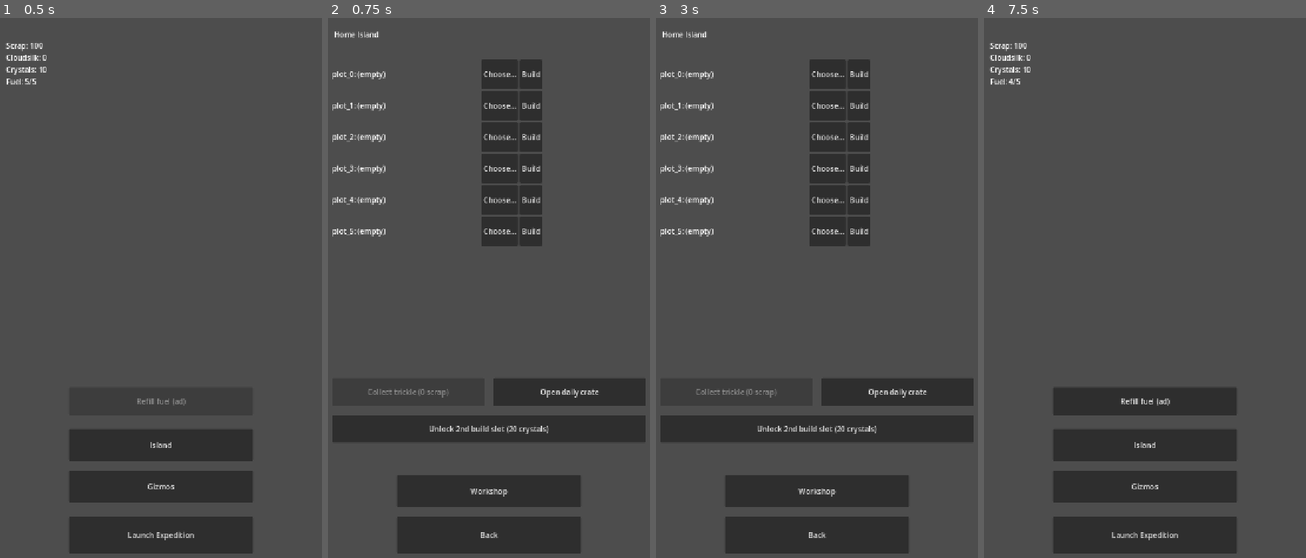
Above: before the commit, frames 1-4 (left to right).
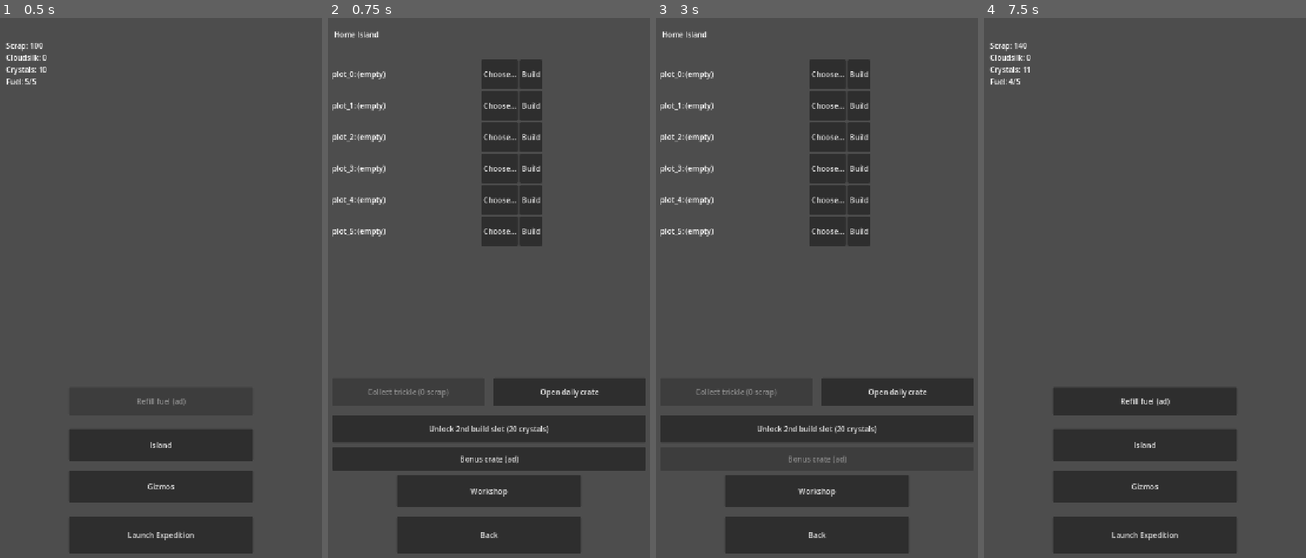
Above: after the commit, the same moments.

Repository: Graydyn/windfall-isle
Game: Godot game, scene res://game/main.tscn
Same seed, same stepped clock (60 frames per second), same inputs: the game is played once before the commit and once after it.
Inputs (mouse positions are in pixels of both pictures, inside the frame that each line leads up to):
- Up to frame 1 (0.5 s): no input
- Up to frame 2 (0.75 s): click "Island" at 0.5 s
- Up to frame 3 (3 s): click "Workshop" at 1.25 s; click "Back to Island" at 2 s; click (817, 460) at 2.75 s, where only the run after the commit has a clickable "Bonus crate (ad)"
- Up to frame 4 (7.5 s): click "Back" at 3.5 s; click "Launch Expedition" at 4.25 s; click "Abandon" at 5 s; click "Abandon" at 5.75 s; click "Abandon" at 6.5 s; click "Return to Island" at 7.25 s

Frame 1 is identical in both runs. In frame 2, 4.2% of the frame differs, in the area x 1-99%, y 79-84%; in frame 3, less than 0.1%; in frame 4, less than 0.1%.

Commit message:
feat: wire timer-skip and bonus-crate rewarded-ad placements
Co-Authored-By: Claude Fable 5 <noreply@anthropic.com>

Diff:
--- a/game/base/island_screen.gd
+++ b/game/base/island_screen.gd
@@ -16,6 +16,7 @@
 	$GardensButton.pressed.connect(_on_gardens_pressed)
 	$CrateButton.pressed.connect(_on_crate_pressed)
 	$SlotButton.pressed.connect(_on_slot_pressed)
+	$BonusCrateButton.pressed.connect(_on_bonus_crate_pressed)
 	_rebuild()
 
 
@@ -54,6 +55,11 @@
 				collect.text = "Complete!"
 				collect.pressed.connect(_on_collect_pressed.bind(plot))
 				row.add_child(collect)
+			elif Ads.service.is_available(AdService.Placement.TIMER_SKIP):
+				var skip := Button.new()
+				skip.text = "Skip (ad)"
+				skip.pressed.connect(_on_skip_pressed.bind(timer_id))
+				row.add_child(skip)
 		else:
 			var select := Button.new()
 			select.text = _selection_text(plot, island)
@@ -72,6 +78,8 @@
 	var slots_cfg: Dictionary = DataDefs.buildings.get("build_slots", {})
 	$SlotButton.visible = int(GameState.data["island"].get("build_slots", 1)) < int(slots_cfg.get("max", 2))
 	$SlotButton.text = "Unlock 2nd build slot (%d crystals)" % int(slots_cfg.get("second_slot_crystal_cost", 20))
+	$BonusCrateButton.visible = Ads.service.is_available(AdService.Placement.BONUS_CRATE)
+	$BonusCrateButton.disabled = not AdLimits.can_use(GameState.data, "bonus_crate", _bonus_crate_limit(), now)
 
 
 func _row_text(plot: String, island: Dictionary, now: int) -> String:
@@ -170,3 +178,41 @@
 	if IslandModel.unlock_second_slot(GameState.data["island"], DataDefs.buildings, Economy):
 		GameState.save_game()
 	_rebuild()
+
+
+func _on_skip_pressed(timer_id: String) -> void:
+	if not Ads.service.is_available(AdService.Placement.TIMER_SKIP):
+		return
+	Ads.service.request_reward(AdService.Placement.TIMER_SKIP, _grant_skip.bind(timer_id))
+
+
+func _grant_skip(timer_id: String) -> void:
+	# skip() emits no signal; the rebuild surfaces Complete! and the player
+	# collects through the normal button.
+	TimerService.skip(timer_id)
+	GameState.save_game()
+	_rebuild()
+
+
+func _on_bonus_crate_pressed() -> void:
+	var now := TimeUtil.now()
+	if not Ads.service.is_available(AdService.Placement.BONUS_CRATE):
+		return
+	if not AdLimits.can_use(GameState.data, "bonus_crate", _bonus_crate_limit(), now):
+		return
+	Ads.service.request_reward(AdService.Placement.BONUS_CRATE, _grant_bonus_crate)
+
+
+func _grant_bonus_crate() -> void:
+	var now := TimeUtil.now()
+	if not AdLimits.use(GameState.data, "bonus_crate", _bonus_crate_limit(), now):
+		return
+	var payout: Dictionary = DataDefs.retention.get("daily_crate", {})
+	for currency in payout:
+		Economy.add(currency, int(payout[currency]))
+	GameState.save_game()
+	_rebuild()
+
+
+func _bonus_crate_limit() -> int:
+	return int((DataDefs.retention.get("ads", {}) as Dictionary).get("bonus_crates_per_day", 1))
--- a/game/base/island_screen.tscn
+++ b/game/base/island_screen.tscn
@@ -46,6 +46,13 @@
 offset_bottom = 920.0
 text = "Unlock 2nd build slot"
 
+[node name="BonusCrateButton" type="Button" parent="."]
+offset_left = 20.0
+offset_top = 930.0
+offset_right = 700.0
+offset_bottom = 980.0
+text = "Bonus crate (ad)"
+
 [node name="WorkshopButton" type="Button" parent="."]
 offset_left = 160.0
 offset_top = 990.0
--- a/game/base/workshop_screen.gd
+++ b/game/base/workshop_screen.gd
@@ -37,6 +37,11 @@
 				row.add_child(collect)
 			else:
 				label.text += "  (%ds)" % TimerService.remaining(timer_id, now)
+				if Ads.service.is_available(AdService.Placement.TIMER_SKIP):
+					var skip := Button.new()
+					skip.text = "Skip (ad)"
+					skip.pressed.connect(_on_skip_pressed.bind(timer_id))
+					row.add_child(skip)
 		else:
 			var craft := Button.new()
 			craft.text = "Craft"
@@ -63,3 +68,15 @@
 func _on_back_pressed() -> void:
 	GameState.save_game()
 	get_tree().change_scene_to_file("res://game/base/island_screen.tscn")
+
+
+func _on_skip_pressed(timer_id: String) -> void:
+	if not Ads.service.is_available(AdService.Placement.TIMER_SKIP):
+		return
+	Ads.service.request_reward(AdService.Placement.TIMER_SKIP, _grant_skip.bind(timer_id))
+
+
+func _grant_skip(timer_id: String) -> void:
+	TimerService.skip(timer_id)
+	GameState.save_game()
+	_rebuild()
--- a/tests/test_island_screen.gd
+++ b/tests/test_island_screen.gd
@@ -82,3 +82,26 @@
 	screen._on_slot_pressed()
 	assert_eq(int(GameState.data["island"]["build_slots"]), 2)
 	assert_eq(Economy.balance("crystals"), 10)
+
+func test_skip_completes_a_construction_timer() -> void:
+	screen._on_select_pressed("plot_0")
+	screen._on_build_pressed("plot_0")
+	assert_true(TimerService.active_timers().has("build_plot_0"))
+	screen._on_skip_pressed("build_plot_0")
+	assert_true(TimerService.is_done("build_plot_0", TimeUtil.now()),
+		"spec 6 placement 1: an ad skips the timer; the player still collects")
+
+func test_bonus_crate_pays_and_respects_the_daily_limit() -> void:
+	var scrap_before := Economy.balance("scrap")
+	screen._on_bonus_crate_pressed()
+	assert_eq(Economy.balance("scrap"), scrap_before + 40)
+	screen._on_bonus_crate_pressed()
+	assert_eq(Economy.balance("scrap"), scrap_before + 40, "bonus crate is once per day")
+
+func test_bonus_crate_is_independent_of_the_free_crate() -> void:
+	GameState.data["daily_crate"]["last_claim_day"] = 0
+	var scrap_before := Economy.balance("scrap")
+	screen._on_crate_pressed()
+	screen._on_bonus_crate_pressed()
+	assert_eq(Economy.balance("scrap"), scrap_before + 80,
+		"the free crate and the ad crate are separate faucets (spec 6 placement 4)")
--- a/tests/test_workshop_screen.gd
+++ b/tests/test_workshop_screen.gd
@@ -41,3 +41,11 @@
 	GameState.data["island"]["plots"].clear()
 	screen._on_craft_pressed("wind_fan")
 	assert_false(TimerService.active_timers().has("craft_wind_fan"))
+
+func test_skip_completes_a_craft_timer_then_collect_merges() -> void:
+	screen._on_craft_pressed("wind_fan")
+	screen._on_skip_pressed("craft_wind_fan")
+	assert_true(TimerService.is_done("craft_wind_fan", TimeUtil.now()))
+	screen._on_collect_pressed("wind_fan")
+	assert_eq(int(GameState.data["gizmos"]["owned"]["wind_fan"]), 2,
+		"skip then collect merges the level like any finished craft")
